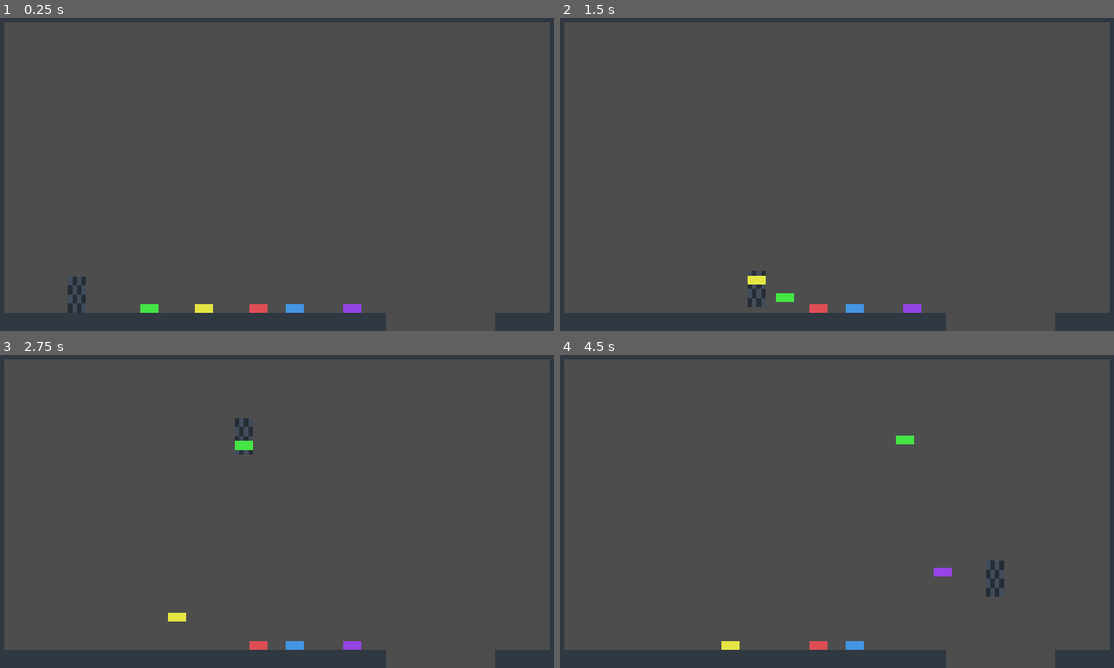
Above: before the commit, frames 1-4 (two rows, left to right).
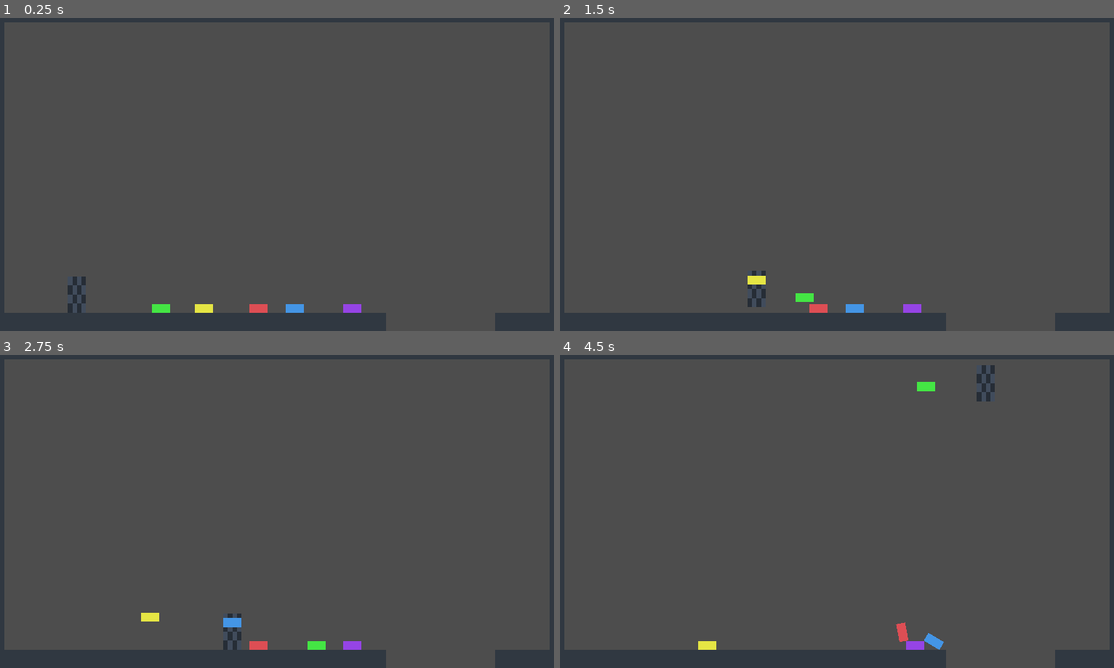
Above: after the commit, the same moments.

Repository: Luicel/CassetteGame
Game: Godot game, scene res://level/level.tscn
Two runs of this game, one before a commit and one after it. Both use one fixed random seed, a clock stepped at 60 frames per second and the inputs below.
Inputs:
- Up to frame 1 (0.25 s): no input
- Up to frame 2 (1.5 s): tap Enter at 0.5 s; hold D (right) from 0.53 s (still down); tap Shift (throw) at 0.6, 1.35 s; tap Space (jump) at 0.77 s
- Up to frame 3 (2.75 s): tap Space (jump) at 1.52 s; release D (right) at 2.03 s; hold A (left) from 2.03 s (still down); tap Shift (throw) at 2.1 s
- Up to frame 4 (4.5 s): release A (left) at 2.78 s; hold D (right) 2.78-4.28 s; tap Shift (throw) at 2.85, 3.6, 4.35 s; tap Space (jump) at 3.02, 3.77 s; hold A (left) from 4.28 s (still down)

The runs differ from the first frame. In frame 1, 0.1% of the frame differs, in the area x 25-31%, y 91-95%; in frame 2, 0.2%; in frame 3, 0.8%; in frame 4, 1.3%, in the area x 24-81%, y 3-95%.

Commit message:
improve player movement feel slightly

Diff:
--- a/cassette/base_cassette.gd
+++ b/cassette/base_cassette.gd
@@ -4,6 +4,8 @@
 
 @export var force = 100000
 @export var air_resistance = 4
+@export var cassette_gravity_scale = 0.0
+
 
 func throw(player_direction):
 	var direction = Vector2(Input.get_axis("left", "right"), Input.get_axis("up", "down")).normalized()
@@ -39,7 +41,7 @@
 func disable_unique_physics():
 	linear_velocity = Vector2.ZERO
 	linear_damp = 0
-	gravity_scale = 1
+	gravity_scale = cassette_gravity_scale
 
 
 func _on_area_2d_area_entered(area):
--- a/cassette/base_cassette.tscn
+++ b/cassette/base_cassette.tscn
@@ -12,6 +12,9 @@
 collision_layer = 4
 collision_mask = 5
 script = ExtResource("1_lflj2")
+force = 150000
+air_resistance = 5
+cassette_gravity_scale = 2.0
 
 [node name="PhysicsCollisionBox" type="CollisionShape2D" parent="."]
 shape = SubResource("RectangleShape2D_6wf0k")
@@ -20,6 +23,7 @@
 z_index = 5
 
 [node name="ThrowTimer" type="Timer" parent="."]
+wait_time = 0.75
 one_shot = true
 
 [node name="Area2D" type="Area2D" parent="."]
--- a/level/level.tscn
+++ b/level/level.tscn
@@ -882,8 +882,8 @@
 [node name="BlueCassette" parent="." instance=ExtResource("6_ypkii")]
 position = Vector2(1088, 1072)
 
-[node name="GreenCassette" parent="." instance=ExtResource("7_njao1")]
-position = Vector2(576, 1072)
-
 [node name="YellowCassette" parent="." instance=ExtResource("8_tlxbv")]
 position = Vector2(768, 1072)
+
+[node name="GreenCassette" parent="." instance=ExtResource("7_njao1")]
+position = Vector2(616, 1056)
--- a/player/movement/player_air_dash_movement_state.gd
+++ b/player/movement/player_air_dash_movement_state.gd
@@ -14,7 +14,6 @@
 func physics_update(delta):
 	if air_dash_timer.time_left == 0.0:
 		if player.is_on_wall_only() or player.wall_grace_timer.time_left > 0:
-			print("!")
 			execute_basics(delta)
 		elif not player.is_on_floor() and Input.is_action_just_pressed("jump") and can_air_dash and air_dash_timer.time_left == 0.0:
 			can_air_dash = false
--- a/player/player.tscn
+++ b/player/player.tscn
@@ -29,8 +29,8 @@
 friction = 6000.0
 air_acceleration = 2000.0
 air_resistance = 3000.0
-air_dash_force = 1100.0
-air_dash_resistance = 1600.0
+air_dash_force = 2000.0
+air_dash_resistance = 2500.0
 air_dash_wait_time = 0.075
 
 [node name="Sprite2D" type="Sprite2D" parent="."]
@@ -72,7 +72,7 @@
 
 [node name="AirDashTimer" type="Timer" parent="."]
 unique_name_in_owner = true
-wait_time = 0.5
+wait_time = 0.25
 one_shot = true
 
 [node name="CoyoteTimeTimer" type="Timer" parent="."]
